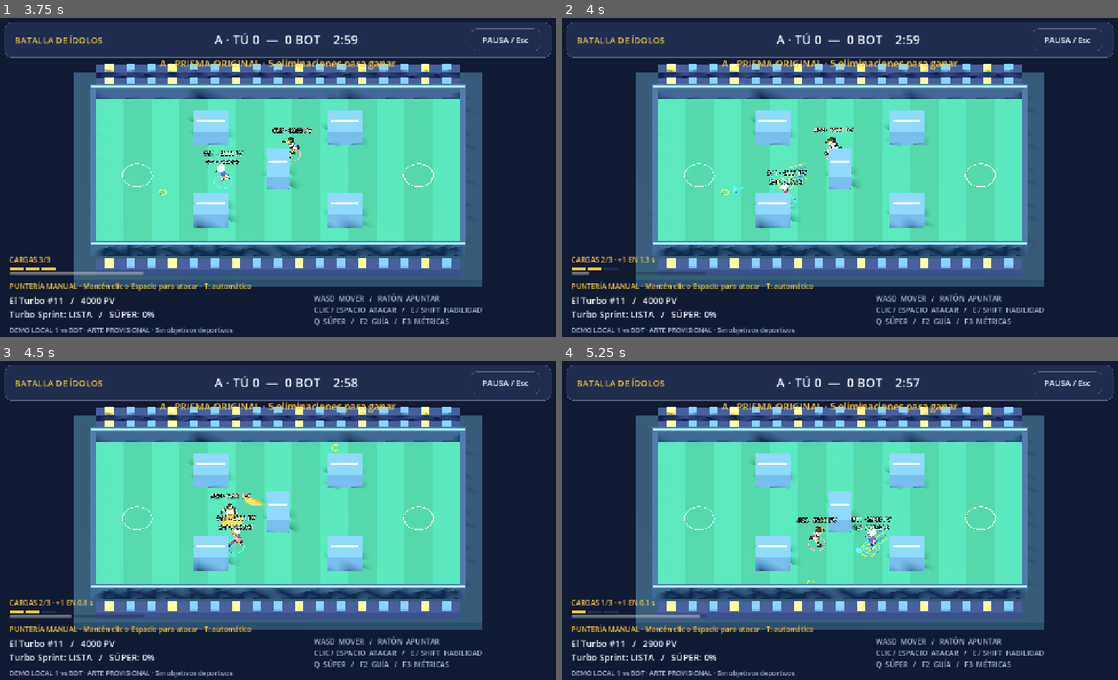
Above: before the commit, frames 1-4 (two rows, left to right).
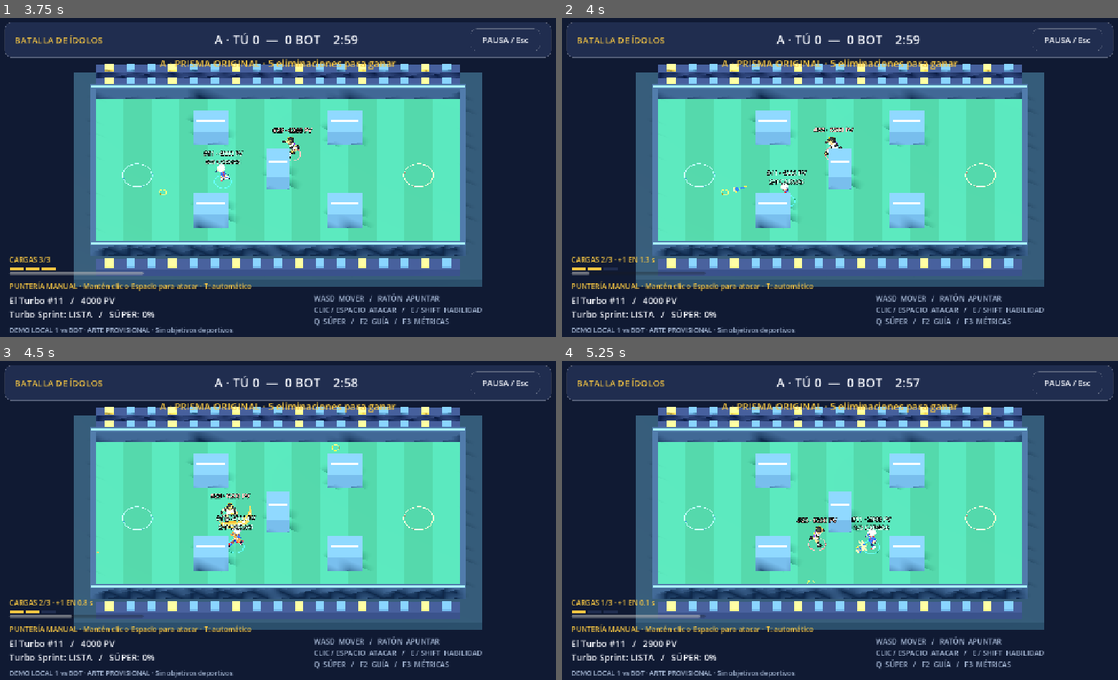
Above: after the commit, the same moments.

Repository: openweb-cl/arena-idol
Game: Godot game, scene res://scenes/menu/main.tscn
Two runs of this game, one before a commit and one after it. Both use one fixed random seed, a clock stepped at 60 frames per second and the inputs below.
Inputs (mouse positions are in pixels of both pictures, inside the frame that each line leads up to):
- Up to frame 1 (3.75 s): click "JUGAR →" at 0.5 s; click "PAUSA / Esc" at 1.25 s; click "REVANCHA / REINICIAR" at 2 s; tap Enter at 2.75 s; move the mouse to (405, 158) at 2.77 s; hold D 2.78-3.53 s; tap L at 2.85 s; click (405, 158) at 2.92 s; tap Space at 3.02 s; move the mouse to (161, 190) at 3.52 s; hold S from 3.53 s (still down); tap T at 3.6 s
- Up to frame 2 (4 s): keep holding S; tap Space at 3.77 s
- Up to frame 3 (4.5 s): move the mouse to (333, 447) at 4.27 s; release S at 4.28 s; hold D from 4.28 s (still down); tap 1 at 4.35 s
- Up to frame 4 (5.25 s): move the mouse to (812, 584) at 5.02 s; release D at 5.03 s; hold W from 5.03 s (still down); tap 2 at 5.1 s; click (812, 584) at 5.17 s

Frame 1 is identical in both runs. In frame 2, less than 0.1% of the frame differs, in the area x 30-45%, y 45-55%; in frame 3, 0.2%, in the area x 17-48%, y 42-61%; in frame 4, less than 0.1%.

Commit message:
vfx(handoff Codex): ganchos mínimos de eventos visuales en arena y proyectil
Solo presentación, sin cambiar reglas: arena.gd pide efectos distintos
para disparo/sprint/golpe/embestida, pasa follow y super_radius, y añade
efectos de escudo (golpe bloqueado), impacto en cobertura y eliminación.
projectile.gd delega su aspecto a ProjectileVisual; collider, velocidad
y daño intactos. verify.py: 192/192.

Co-Authored-By: Claude Opus 5.5 <noreply@anthropic.com>
Claude-Session: https://claude.ai/code/session_01T7ZWuJnwA1LxFSLsMyLdfE

Diff:
--- a/game/scripts/combat/projectile.gd
+++ b/game/scripts/combat/projectile.gd
@@ -27,16 +27,10 @@
 	sphere.radius = 0.32 if power else 0.16
 	collider.shape = sphere
 	add_child(collider)
-	var core := ArenaGeometry.sphere(self, Vector3.ZERO, sphere.radius, Color("c0ffff") if power else Color("65e4ff"))
-	var material := StandardMaterial3D.new()
-	material.shading_mode = BaseMaterial3D.SHADING_MODE_UNSHADED
-	material.albedo_color = Color("c0ffff") if power else Color("65e4ff")
-	core.material_override = material
-	core.cast_shadow = GeometryInstance3D.SHADOW_CASTING_SETTING_OFF
-	var ring := ArenaGeometry.ring(self, sphere.radius * 1.3, Color("248bff"))
-	ring.rotation_degrees.x = 90
-	var trail := ArenaGeometry.box(self, Vector3(0, 0, 0.4), Vector3(0.06, 0.06, 0.7), Color("2ebdff"))
-	trail.cast_shadow = GeometryInstance3D.SHADOW_CASTING_SETTING_OFF
+	# Aspecto delegado a VFX (Claude Code); collider y movimiento siguen aquí.
+	var visual := ProjectileVisual.new()
+	visual.power = power
+	add_child(visual)
 	if not direction.is_zero_approx():
 		look_at(global_position + direction)
 
--- a/game/scripts/modes/arena.gd
+++ b/game/scripts/modes/arena.gd
@@ -258,14 +258,14 @@
 		projectile.resolved.connect(on_projectile_resolved)
 		add_child(projectile)
 		projectiles.append(projectile)
-		spawn_effect(actor, "turbo_super" if is_super else "sprint", Color("62e7ff"))
+		spawn_effect(actor, "turbo_super" if is_super else "shot", Color("62e7ff"))
 	else:
 		var rival := bot if actor == human else human
 		var offset := rival.position - actor.position
 		var reach := actor.definition.super_radius if is_super else actor.definition.attack_range
 		if not rival.knocked_out and offset.length() <= reach and (is_super or actor.facing.dot(offset.normalized()) > 0.25) and brain.line_clear(actor, rival):
 			apply_damage(rival, actor, actor.definition.super_damage if is_super else actor.definition.attack_damage, offset.normalized() * actor.definition.attack_push * (2 if is_super else 1))
-		spawn_effect(actor, "rey_super" if is_super else "charge", Color("ba8bff") if is_super else actor.definition.color)
+		spawn_effect(actor, "rey_super" if is_super else "melee", Color("ba8bff") if is_super else actor.definition.color)
 
 func apply_damage(target: ArenaPlayer, source: ArenaPlayer, damage: int, push: Vector3) -> void:
 	if phase != Phase.PLAYING or target.team == source.team:
@@ -275,9 +275,11 @@
 		damage_events[source.team] += 1
 		source.super_charge = minf(100, source.super_charge + source.definition.charge_per_hit)
 		spawn_effect(target, "hit", Color("ffbb85"))
+	elif target.invulnerable > 0 and not target.knocked_out:
+		spawn_effect(target, "shield", Color.WHITE)
 
 func on_ability(actor: ArenaPlayer) -> void:
-	spawn_effect(actor, "sprint" if actor.definition.attack_type == "Ranged" else "charge", actor.definition.ability.effect_color)
+	spawn_effect(actor, "turbo_sprint" if actor.definition.attack_type == "Ranged" else "rey_charge", actor.definition.ability.effect_color)
 
 func spawn_effect(actor: ArenaPlayer, kind: String, color: Color) -> void:
 	var effect := AbilityEffect.new()
@@ -286,11 +288,21 @@
 	effect.quality = not GraphicsSettings.low
 	effect.position = actor.position
 	effect.rotation.y = atan2(-actor.facing.x, -actor.facing.z)
+	effect.follow = actor
+	effect.radius = actor.definition.super_radius
+	add_child(effect)
+
+func spawn_effect_at(at: Vector3, kind: String) -> void:
+	var effect := AbilityEffect.new()
+	effect.kind = kind
+	effect.quality = not GraphicsSettings.low
+	effect.position = at
 	add_child(effect)
 
 func on_eliminated(actor: ArenaPlayer) -> void:
 	if phase != Phase.PLAYING:
 		return
+	spawn_effect(actor, "elimination", actor.definition.color)
 	if actor == human:
 		mouse_fire_held = false
 		key_fire_held = false
@@ -335,6 +347,8 @@
 
 func on_projectile_resolved(projectile: CombatProjectile, reason: String, at: Vector3) -> void:
 	shot_counts[reason] = shot_counts.get(reason, 0) + 1
+	if reason == "cobertura":
+		spawn_effect_at(to_local(at), "impact_cover")
 	shot_events.append({"reason": reason, "at": at, "distance": projectile.travelled, "age": projectile.age, "team": projectile.source.team})
 	if shot_events.size() > 20:
 		shot_events.pop_front()
